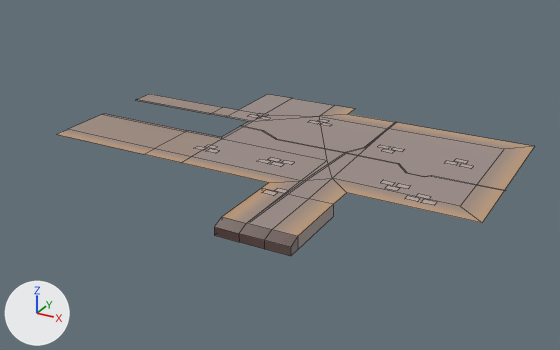
Two versions of the FBX model Assets/Assets/Terrain/SM_CityFloor_01.fbx, one commit apart.
Before and after are seen from a camera (50 mm lens) standing at (11.6, -19.3, 13.7) and looking at (-4.5, 10.1, -1.0). The axes (+X, +Y, +Z) are drawn at lower left. The lights are the same throughout. The older version comes first. Mesh edges are drawn as thin lines. Where no turn or scale is listed for an object, it has been applied to the vertices.

Names of what the first picture shows: 'SM_CityFloor_01'.
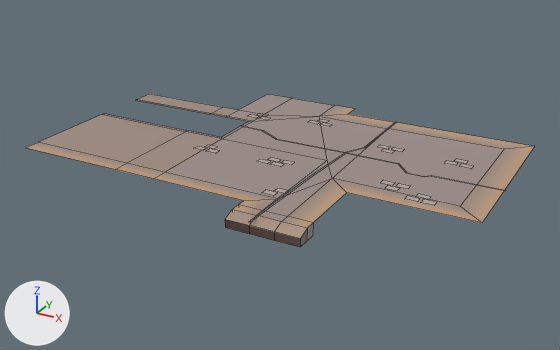
Changed parts and their boxes (x1, y1, x2, y2) in the pictures (560 x 350 px; the box of a moved part takes in the faces that stretch with it):
```json
{"object": "SM_CityFloor_01", "change": "reshaped", "before": [57, 94, 534, 256], "after": [26, 94, 534, 247], "on screen": "6% wider"}
{"part": 1, "of": "me_plane_001", "change": "moved or reshaped", "before": [57, 114, 332, 183], "after": [26, 114, 332, 201]}
{"part": 2, "of": "me_plane_001", "change": "moved or reshaped", "before": [222, 179, 346, 249], "after": [233, 179, 346, 241]}
{"part": 3, "of": "me_plane_001", "change": "moved or reshaped", "before": [214, 217, 298, 256], "after": [225, 209, 307, 247]}
```

Edits to the scene script, one JSON object a line:
```json
{"block": "me_plane_001", "where": "# used by ob_sm_cityfloor_01; location = (0.0, 0.0, 0.0)"}
{"op": "remove", "block": "me_plane_001", "code": "me_plane_001.from_pydata(...)  # 199 vertices, 84 faces; spans x -15.5..5.7, y 2.8..17.7, z -0.5..0.0"}
{"op": "add", "block": "me_plane_001", "code": "me_plane_001.from_pydata(...)  # 199 vertices, 84 faces; spans x -15.5..5.7, y 3.4..17.7, z -0.5..0.0"}
{"block": "me_plane_001", "change": "me_plane_001 part 1: all 8 vertices in x -15.5..-2.3, y 7.0..7.8, z 0.0 are moved by (0.0, -2.0, 0.0)"}
{"block": "me_plane_001", "change": "me_plane_001 part 2: 6 of the vertices in x -3.4..-0.1, y 6.4, z -0.5..0.0 are moved by (0.0, -1.8, 0.0)"}
{"block": "me_plane_001", "change": "me_plane_001 part 3: all 14 vertices in x -3.4..-0.1, y 2.8..3.3, z -0.5..0.0 are moved by (0.0, 0.8, 0.0)"}
```
